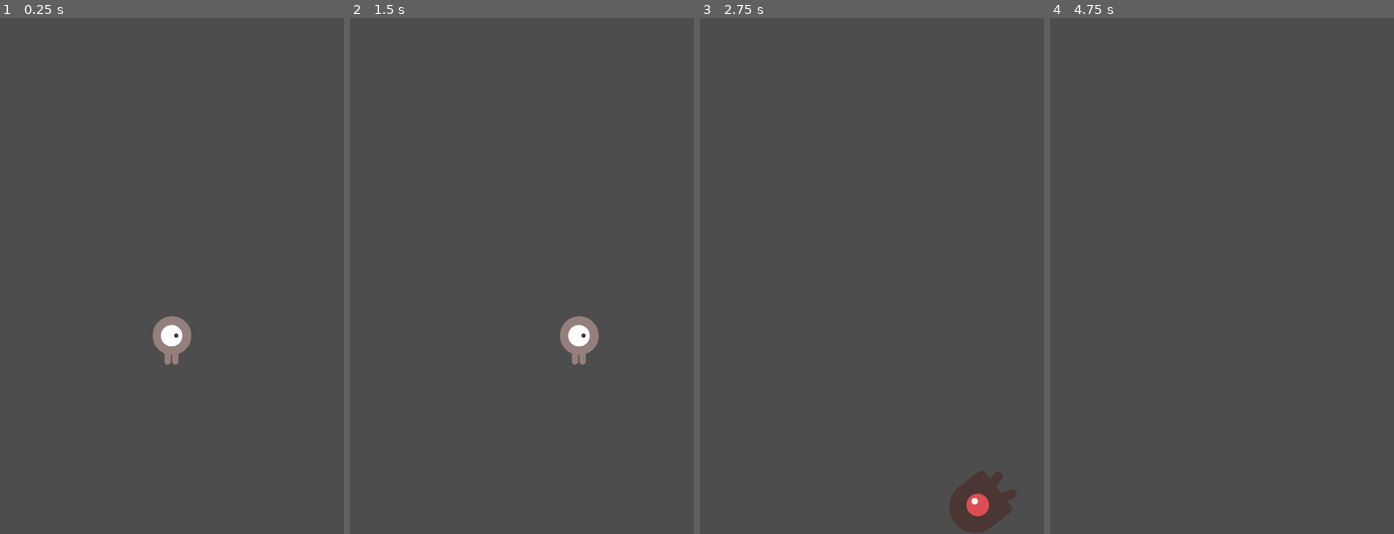
Above: before the commit, frames 1-4 (left to right).
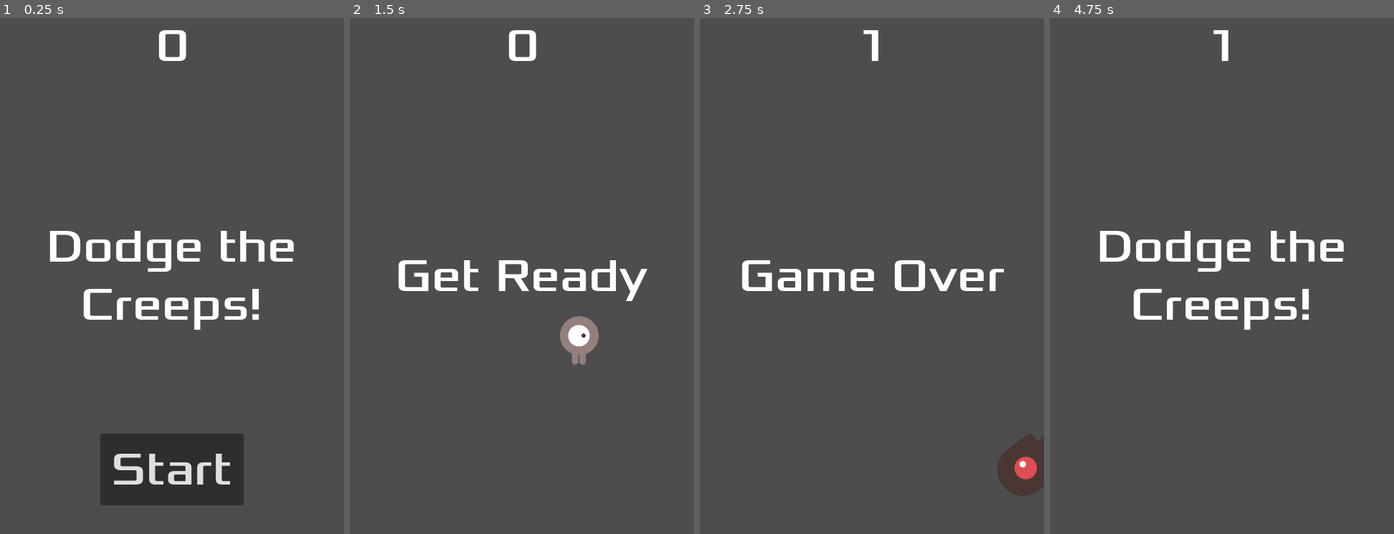
Above: after the commit, the same moments.

Repository: lapiks/godot-dodge-the-creeps
Game: Godot game, scene res://scenes/main.tscn
Two runs of this game, one before a commit and one after it. Both use one fixed random seed, a clock stepped at 60 frames per second and the inputs below.
Inputs (mouse positions are in pixels of both pictures, inside the frame that each line leads up to):
- Up to frame 1 (0.25 s): no input
- Up to frame 2 (1.5 s): click (522, 472) at 0.5 s, where only the run after the commit has a clickable "Start"; tap Enter at 1.25 s; hold Right (move_right) from 1.28 s (still down)
- Up to frame 3 (2.75 s): release Right (move_right) at 2.03 s; hold Down (move_down) from 2.03 s (still down)
- Up to frame 4 (4.75 s): release Down (move_down) at 2.78 s; hold Right (move_right) 2.78-3.53 s; hold Up (move_up) 3.53-4.28 s; hold Left (move_left) from 4.28 s (still down)

The runs differ from the first frame. In frame 1, 9.7% of the frame differs, in the area x 14-86%, y 2-95%; in frame 2, 2.1%; in frame 3, 4.6%; in frame 4, 3.1%.

Commit message:
heads up display

Diff:
--- /dev/null
+++ b/scenes/hud/hud.gd
@@ -0,0 +1,35 @@
+extends CanvasLayer
+
+# Notifies `Main` node that the button has been pressed
+signal start_game
+
+
+func show_message(text):
+	$Message.text = text
+	$Message.show()
+	$MessageTimer.start()
+
+
+func show_game_over():
+	show_message("Game Over")
+	# Wait until the MessageTimer has counted down.
+	await $MessageTimer.timeout
+
+	$Message.text = "Dodge the Creeps!"
+	$Message.show()
+	# Make a one-shot timer and wait for it to finish.
+	await get_tree().create_timer(1.0).timeout
+	$StartButton.show()
+
+
+func update_score(score):
+	$ScoreLabel.text = str(score)
+
+
+func _on_start_button_pressed():
+	$StartButton.hide()
+	start_game.emit()
+
+
+func _on_message_timer_timeout():
+	$Message.hide()
--- /dev/null
+++ b/scenes/hud/hud.tscn
@@ -0,0 +1,62 @@
+[gd_scene load_steps=3 format=3 uid="uid://f1m4iiipcd3f"]
+
+[ext_resource type="Script" path="res://scenes/hud/hud.gd" id="1_bjh1v"]
+[ext_resource type="FontFile" uid="uid://dw2c4kbx6155x" path="res://fonts/Xolonium-Regular.ttf" id="1_xinog"]
+
+[node name="HUD" type="CanvasLayer"]
+script = ExtResource("1_bjh1v")
+
+[node name="ScoreLabel" type="Label" parent="."]
+anchors_preset = 5
+anchor_left = 0.5
+anchor_right = 0.5
+offset_left = -22.5
+offset_right = 22.5
+offset_bottom = 78.0
+grow_horizontal = 2
+theme_override_fonts/font = ExtResource("1_xinog")
+theme_override_font_sizes/font_size = 64
+text = "0"
+
+[node name="Message" type="Label" parent="."]
+anchors_preset = 8
+anchor_left = 0.5
+anchor_top = 0.5
+anchor_right = 0.5
+anchor_bottom = 0.5
+offset_left = -240.0
+offset_top = -120.0
+offset_right = 240.0
+offset_bottom = 120.0
+grow_horizontal = 2
+grow_vertical = 2
+size_flags_horizontal = 4
+theme_override_fonts/font = ExtResource("1_xinog")
+theme_override_font_sizes/font_size = 64
+text = "Dodge the Creeps!"
+horizontal_alignment = 1
+vertical_alignment = 1
+autowrap_mode = 2
+
+[node name="StartButton" type="Button" parent="."]
+anchors_preset = 7
+anchor_left = 0.5
+anchor_top = 1.0
+anchor_right = 0.5
+anchor_bottom = 1.0
+offset_left = -100.0
+offset_top = -140.0
+offset_right = 100.0
+offset_bottom = -40.0
+grow_horizontal = 2
+grow_vertical = 0
+theme_override_fonts/font = ExtResource("1_xinog")
+theme_override_font_sizes/font_size = 64
+text = "Start"
+
+[node name="MessageTimer" type="Timer" parent="."]
+wait_time = 2.0
+one_shot = true
+
+[connection signal="pressed" from="StartButton" to="." method="_on_start_button_pressed"]
+[connection signal="timeout" from="MessageTimer" to="." method="_on_message_timer_timeout"]
--- a/scenes/main.gd
+++ b/scenes/main.gd
@@ -5,7 +5,7 @@
 
 # Called when the node enters the scene tree for the first time.
 func _ready():
-	new_game()
+	pass
 
 
 # Called every frame. 'delta' is the elapsed time since the previous frame.
@@ -16,10 +16,14 @@
 func game_over():
 	$ScoreTimer.stop()
 	$MobTimer.stop()
+	$HUD.show_game_over()
 
 
 func new_game():
+	get_tree().call_group("mobs", "queue_free")
 	score = 0
+	$HUD.update_score(score)
+	$HUD.show_message("Get Ready")
 	$Player.start($StartPosition.position)
 	$StartTimer.start()
 
@@ -52,6 +56,7 @@
 
 func _on_score_timer_timeout():
 	score += 1
+	$HUD.update_score(score)
 
 
 func _on_start_timer_timeout():
--- a/scenes/main.tscn
+++ b/scenes/main.tscn
@@ -1,8 +1,9 @@
-[gd_scene load_steps=5 format=3 uid="uid://bbdr8bcdr7peb"]
+[gd_scene load_steps=6 format=3 uid="uid://bbdr8bcdr7peb"]
 
 [ext_resource type="Script" path="res://scenes/main.gd" id="1_0af78"]
 [ext_resource type="PackedScene" uid="uid://cxtx2kkespubi" path="res://scenes/mob/mob.tscn" id="2_j0u67"]
 [ext_resource type="PackedScene" uid="uid://donjxbch212n0" path="res://scenes/player/player.tscn" id="3_v85pu"]
+[ext_resource type="PackedScene" uid="uid://f1m4iiipcd3f" path="res://scenes/hud/hud.tscn" id="4_ayfod"]
 
 [sub_resource type="Curve2D" id="Curve2D_bkndf"]
 _data = {
@@ -31,7 +32,11 @@
 
 [node name="Player" parent="." instance=ExtResource("3_v85pu")]
 
+[node name="HUD" parent="." instance=ExtResource("4_ayfod")]
+
 [connection signal="timeout" from="MobTimer" to="." method="_on_mob_timer_timeout"]
 [connection signal="timeout" from="ScoreTimer" to="." method="_on_score_timer_timeout"]
 [connection signal="timeout" from="StartTimer" to="." method="_on_start_timer_timeout"]
 [connection signal="hit" from="Player" to="." method="game_over"]
+[connection signal="start_game" from="HUD" to="." method="new_game"]
+[connection signal="start_game" from="HUD" to="." method="_on_hud_start_game"]
--- a/scenes/mob/mob.tscn
+++ b/scenes/mob/mob.tscn
@@ -48,7 +48,7 @@
 radius = 36.0
 height = 94.0
 
-[node name="Mob" type="RigidBody2D"]
+[node name="Mob" type="RigidBody2D" groups=["mobs"]]
 collision_mask = 0
 gravity_scale = 0.0
 script = ExtResource("1_8ijcj")
